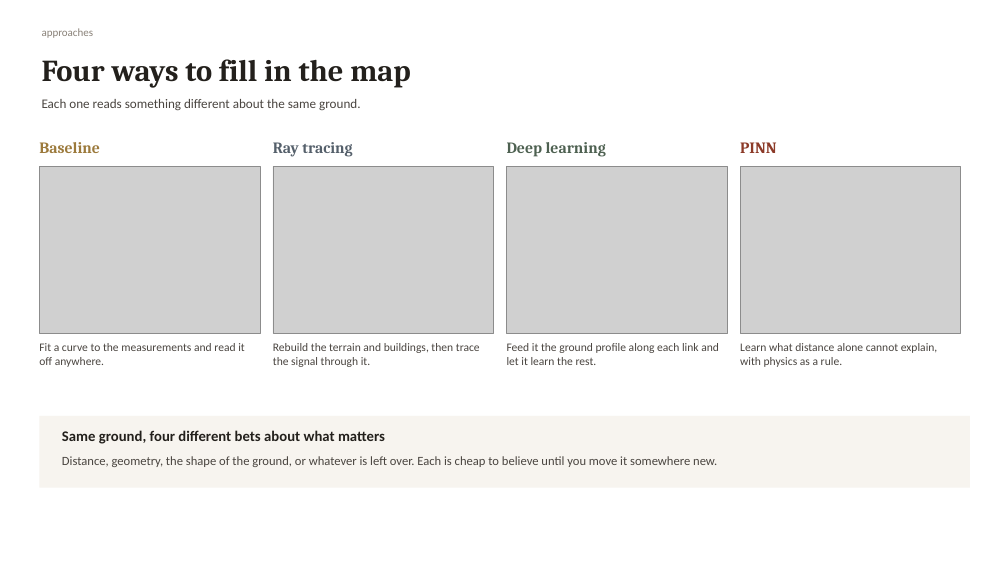
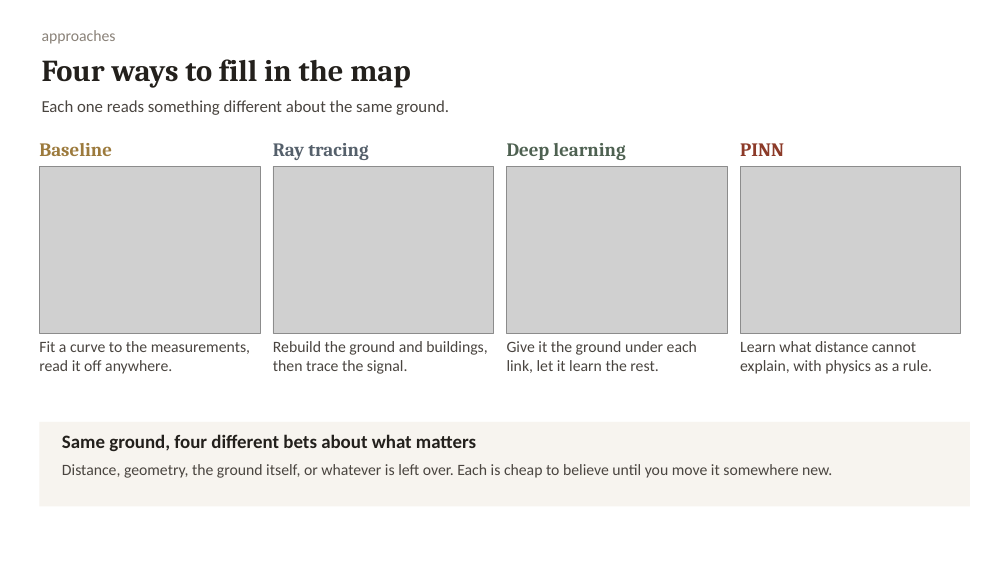
Before and after one commit to mtang724/arathon-c03-rural-infrastructure-placement, a slide deck: slide 3 of ARA_Challenge3.pptx. Drawn at 1008x567 pixels with LibreOffice and Linux fonts; fonts in the diff are those of the drawing; grey boxes stand for pictures. Boxes give left, top, right and bottom in pixels: in the first picture for what was removed or moved away, otherwise in the second. Text is boxed around its words. In the diff, an @@ line names an element or a change of style, - is before the commit and + after.

```diff
--- a/ARA_Challenge3.pptx
+++ b/ARA_Challenge3.pptx
@@ text "approaches" at (42, 30, 116, 44): size 10.5 to 15 pt @@
@@ text "Each one reads something different ..." at (42, 100, 449, 115): size 12.5 to 16 pt @@
@@ size 15 to 18 pt in 4 elements at (39, 143, 112, 156), (273, 143, 368, 160), (507, 143, 625, 160), (740, 143, 784, 156) @@
@@ text at (39, 341, 250, 374): text changed; size 11 to 15 pt @@
-Fit a curve to the measurements and read it off anywhere.
+Fit a curve to the measurements, read it off anywhere.
@@ text at (273, 341, 487, 374): text changed; size 11 to 15 pt @@
-Rebuild the terrain and buildings, then trace the signal through it.
+Rebuild the ground and buildings, then trace the signal.
@@ text at (507, 341, 697, 373): text changed; size 11 to 15 pt @@
-Feed it the ground profile along each link and let it learn the rest.
+Give it the ground under each link, let it learn the rest.
@@ text at (740, 341, 932, 374): text changed; size 11 to 15 pt @@
-Learn what distance alone cannot explain, with physics as a rule.
+Learn what distance cannot explain, with physics as a rule.
@@ rectangle: place and size @@
-rectangle at (39, 416, 970, 488)
+rectangle at (39, 422, 970, 507)
@@ text "Same ground, four different bets ..." at (62, 434, 476, 451): size 14 to 18 pt @@
@@ text at (62, 464, 832, 478): text changed; size 12 to 15 pt @@
-Distance, geometry, the shape of the ground, or whatever is left over. Each is cheap to believe until you move it somewhere new.
+Distance, geometry, the ground itself, or whatever is left over. Each is cheap to believe until you move it somewhere new.
```
Also in this commit, not shown: 5 other slides changed, 2 other files.
